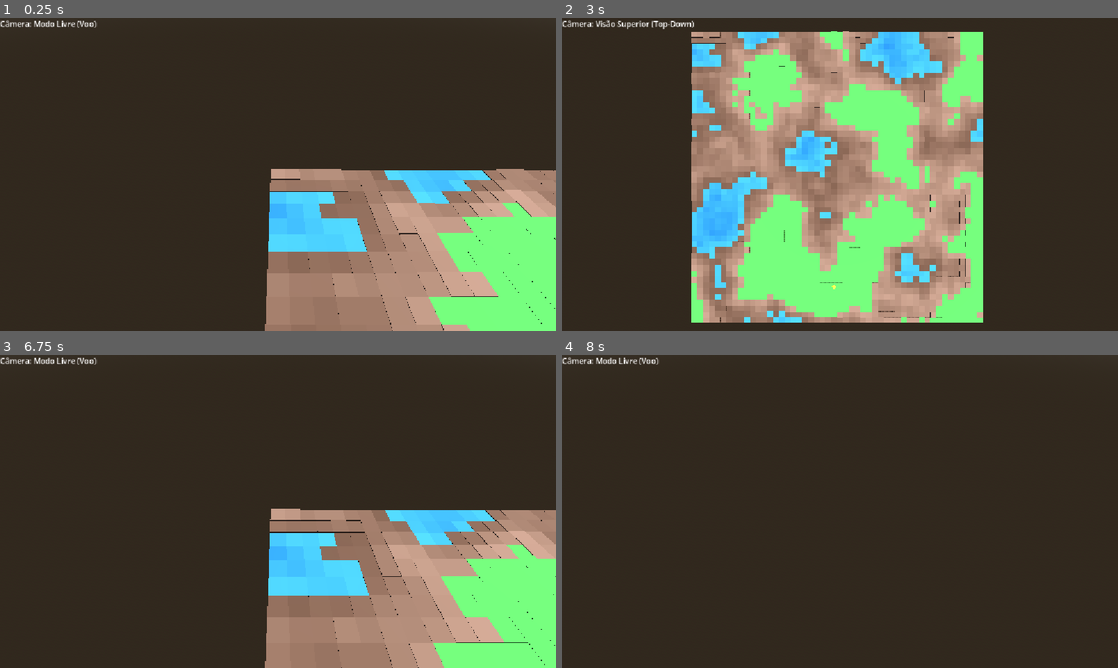
Above: before the commit, frames 1-4 (two rows, left to right).
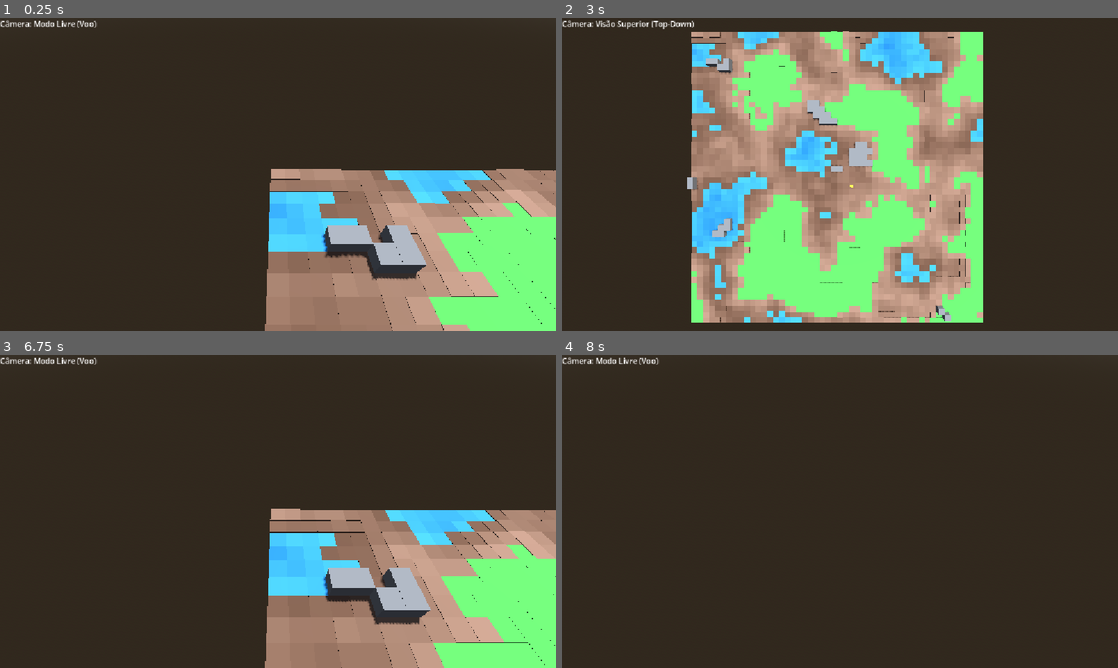
Above: after the commit, the same moments.

Repository: Henrique-apassos/agente-busca
Game: Godot game, scene res://mundo.tscn
Two runs of this game, one before a commit and one after it. Both use one fixed random seed, a clock stepped at 60 frames per second and the inputs below.
Inputs (mouse positions are in pixels of both pictures, inside the frame that each line leads up to):
- Up to frame 1 (0.25 s): no input
- Up to frame 2 (3 s): tap Enter at 0.5, 2 s; move the mouse to (867, 174) at 0.52 s; hold R 0.53-1.28 s; hold W from 0.53 s (still down); click (867, 174) at 0.67 s; tap Space at 0.77, 1.25, 1.52, 2.75 s; move the mouse to (812, 174) at 1.27 s; tap Ctrl at 1.35 s; move the mouse to (851, 168) at 2.02 s; hold Shift 2.03-2.78 s; move the mouse to (834, 180) at 2.77 s; tap C at 2.85 s; click (834, 180) at 2.92 s
- Up to frame 3 (6.75 s): tap Space at 3.02, 3.77, 4.25, 4.52, 6.02 s; tap Enter at 3.5 s; move the mouse to (444, 558) at 3.52 s; release W at 3.53 s; hold R 3.53-4.28 s; hold A 3.53-5.03 s; move the mouse to (111, 464) at 4.27 s; tap Ctrl at 4.35 s; move the mouse to (305, 511) at 5.02 s; hold S 5.03-5.78 s; hold Shift 5.03-5.78 s; click (305, 511) at 5.17 s; move the mouse to (194, 433) at 5.77 s; hold D 5.78-6.53 s; tap C at 5.85 s; move the mouse to (305, 511) at 6.52 s; hold W from 6.53 s (still down); hold R from 6.53 s (still down)
- Up to frame 4 (8 s): keep holding W; tap Space at 6.77, 7.52 s; move the mouse to (812, 511) at 7.27 s; release R at 7.28 s; tap Ctrl at 7.35 s; click (812, 511) at 7.42 s

The runs differ from the first frame. In frame 1, 2.2% of the frame differs, in the area x 57-77%, y 66-84%; in frame 2, 1.1%; in frame 3, 2.4%, in the area x 58-78%, y 68-87%; in frame 4, nothing differs.

Commit message:
Feat: Adição de obstáculos

Diff:
--- a/grid_manager.gd
+++ b/grid_manager.gd
@@ -10,7 +10,12 @@
 @export_range(-1.0, 1.0) var water_level: float = -0.4 # Tudo abaixo disso vira água
 @export_range(-1.0, 1.0) var mud_level: float = 0.1    # Tudo entre water_level e isso vira lama
 
+# Controles do Obstáculo (Parede) - usa o mesmo noise_scale do terreno
+@export_range(-1.0, 1.0) var obstacle_threshold: float = 0.6 # Maior = menos obstáculos no total
+@export var obstacle_height: float = 1.0           # Altura do bloco de parede
+
 var noise: FastNoiseLite
+var obstacle_noise: FastNoiseLite
 @onready var grid_visualizer = $GridVisualizer
 var grid_logic = []
 
@@ -18,6 +23,10 @@
 	noise = FastNoiseLite.new()
 	noise.noise_type = FastNoiseLite.TYPE_SIMPLEX
 	noise.seed = randi()
+
+	obstacle_noise = FastNoiseLite.new()
+	obstacle_noise.noise_type = FastNoiseLite.TYPE_SIMPLEX
+	obstacle_noise.seed = randi() # Seed diferente da terrain, pra não ficarem correlacionados
 
 	generate_grid()
 
@@ -41,38 +50,35 @@
 			if noise_val < water_level:
 				# É ÁGUA (O núcleo mais profundo)
 				terrain_type = "water"
-				# Água fica plana (todas as células de água na mesma altura base)
 				y_pos = water_level * elevation_scale
-				# Calcula o quão profunda a água é (de 0 a 1)
 				var depth = inverse_lerp(water_level, -1.0, noise_val)
 				move_weight = lerp(3.0, 8.0, depth)
-
-				# Azul claro nas bordas, azul escuro no centro
 				color = Color("3b9ce2").lerp(Color("0f5b99"), depth)
 
 			elif noise_val < mud_level:
 				# É LAMA (A borda em volta da água, antes da grama)
 				terrain_type = "mud"
-				# Lama sobe gradualmente acompanhando o ruído
 				y_pos = noise_val * elevation_scale
-
-				# Calcula a umidade da lama (mais perto da água = mais úmido/pesado)
-				# inverse_lerp aqui vai de mud_level (seco/0) até water_level (úmido/1)
 				var wetness = inverse_lerp(mud_level, water_level, noise_val)
 				move_weight = lerp(1.5, 4.0, wetness)
-
-				# Marrom claro perto da grama, mais escuro/úmido perto da água
 				color = Color("9b7661").lerp(Color("634533"), wetness)
 
 			else:
 				# É GRAMA (O restante do mapa, parte mais alta/seca)
 				terrain_type = "grass"
-				# Grama sobe gradualmente acompanhando o ruído
 				var height_curve = pow(noise_val, 3.0)
 				y_pos = height_curve * elevation_scale
 				move_weight = 1.0
-				# Um verde estilo pixel art
 				color = Color("53b34f")
+
+			# OBSTÁCULO: baseado em um segundo campo de ruído (mesma escala do terreno,
+			# gera clusters em vez de pontos isolados como um sorteio célula a célula faria)
+			var obstacle_noise_val = obstacle_noise.get_noise_2d(x * (1.0 / noise_scale), z * (1.0 / noise_scale))
+			var is_obstacle = obstacle_noise_val > obstacle_threshold
+			if is_obstacle:
+				terrain_type = "obstacle"
+				move_weight = -1.0 # -1 indica célula bloqueada/intransitável
+				color = Color("808080") # cinza
 
 			# SALVA NA MATRIZ LÓGICA
 			var cell_data = {
@@ -88,22 +94,30 @@
 
 			# APLICA AO VISUAL
 			var index = x * grid_depth + z
-			var cell_transform = Transform3D().translated(cell_data.world_pos)
+			var cell_transform: Transform3D
+
+			if is_obstacle:
+				var scale_y = obstacle_height / 0.1
+				var wall_basis = Basis().scaled(Vector3(1, scale_y, 1))
+				var wall_y = y_pos + (obstacle_height / 2.0) - 0.05
+				var wall_origin = Vector3(x * cell_spacing, wall_y, z * cell_spacing)
+				cell_transform = Transform3D(wall_basis, wall_origin)
+			else:
+				cell_transform = Transform3D().translated(cell_data.world_pos)
+
 			multi_mesh.set_instance_transform(index, cell_transform)
 			multi_mesh.set_instance_color(index, color)
 
-func get_random_valid_position(exclude_water: bool = true) -> Vector3:
-	var candidates = []
+func get_random_valid_position() -> Vector3:
+	var x: int
+	var z: int
+	var cell
 
-	for x in range(grid_width):
-		for z in range(grid_depth):
-			var cell = grid_logic[x][z]
-			if exclude_water and cell.terrain == "water":
-				continue
-			candidates.append(cell)
+	while true:
+		x = randi() % grid_width
+		z = randi() % grid_depth
+		cell = grid_logic[x][z]
+		if cell.terrain != "obstacle":
+			break
 
-	if candidates.is_empty():
-		return Vector3.ZERO
-
-	var chosen = candidates[randi() % candidates.size()]
-	return chosen.world_pos
+	return cell.world_pos
